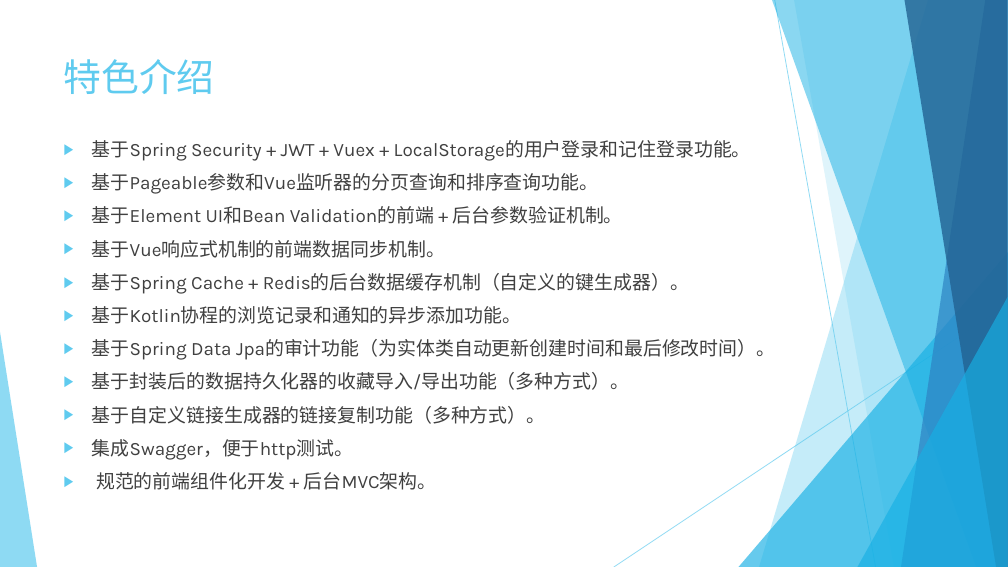
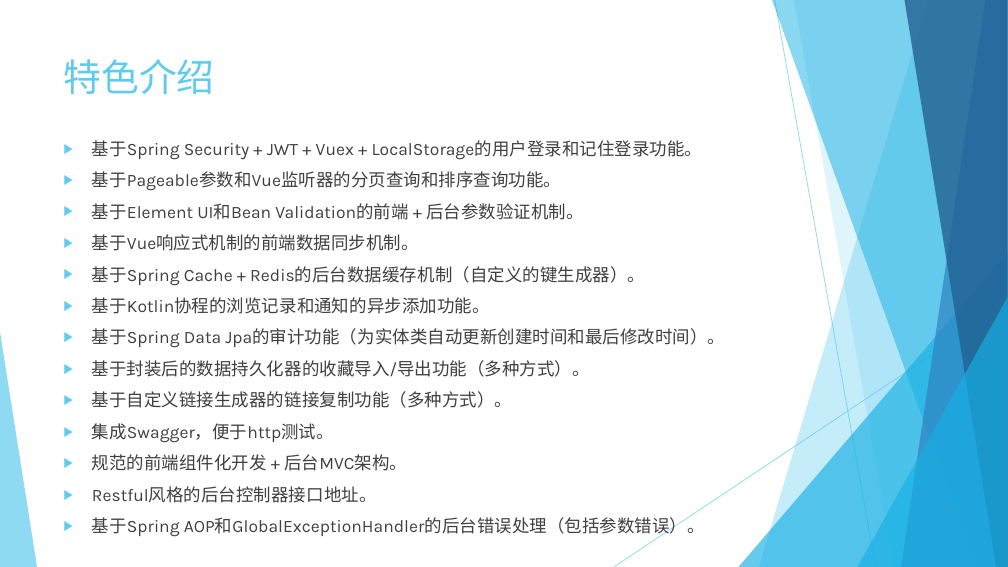
Before and after one commit to DragonKnightOfBreeze/Cloud-Collect, a slide deck: slide 7 of documents/private/施诚-信A161336-云收藏的设计与实现-演示文档.pptx. Drawn at 1008x567 pixels with LibreOffice and Linux fonts; fonts in the diff are those of the drawing. Boxes give left, top, right and bottom in pixels: in the first picture for what was removed or moved away, otherwise in the second. Text is boxed around its words. In the diff, an @@ line names an element or a change of style, - is before the commit and + after.

Commit message:
二辩之前的更新。

```diff
--- a/documents/private/施诚-信A161336-云收藏的设计与实现-演示文档.pptx
+++ b/documents/private/施诚-信A161336-云收藏的设计与实现-演示文档.pptx
@@ text at (92, 140, 725, 471): size 18 to 16.6 pt in "基于Spring Security + JWT + Vuex + ...", "基于Pageable参数和Vue监听器的分页查询和排序查询功能。", "基于Element UI和Bean Validation的前端 + 后台参数验证机制。", "基于Vue响应式机制的前端数据同步机制。" and 7 more places @@
@@ text at (92, 486, 377, 503): paragraphs added @@
+▶ Restful风格的后台控制器接口地址。
+▶ 基于Spring AOP和GlobalExceptionHandler的后台错误处理（包括参数错误）。
```
Also in this commit, not shown: 25 other files.
